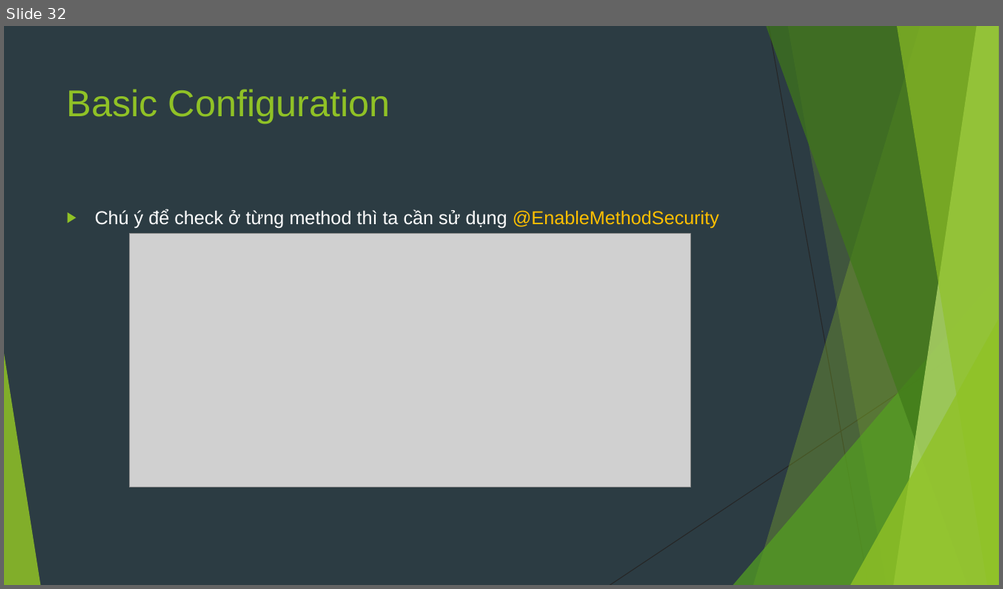
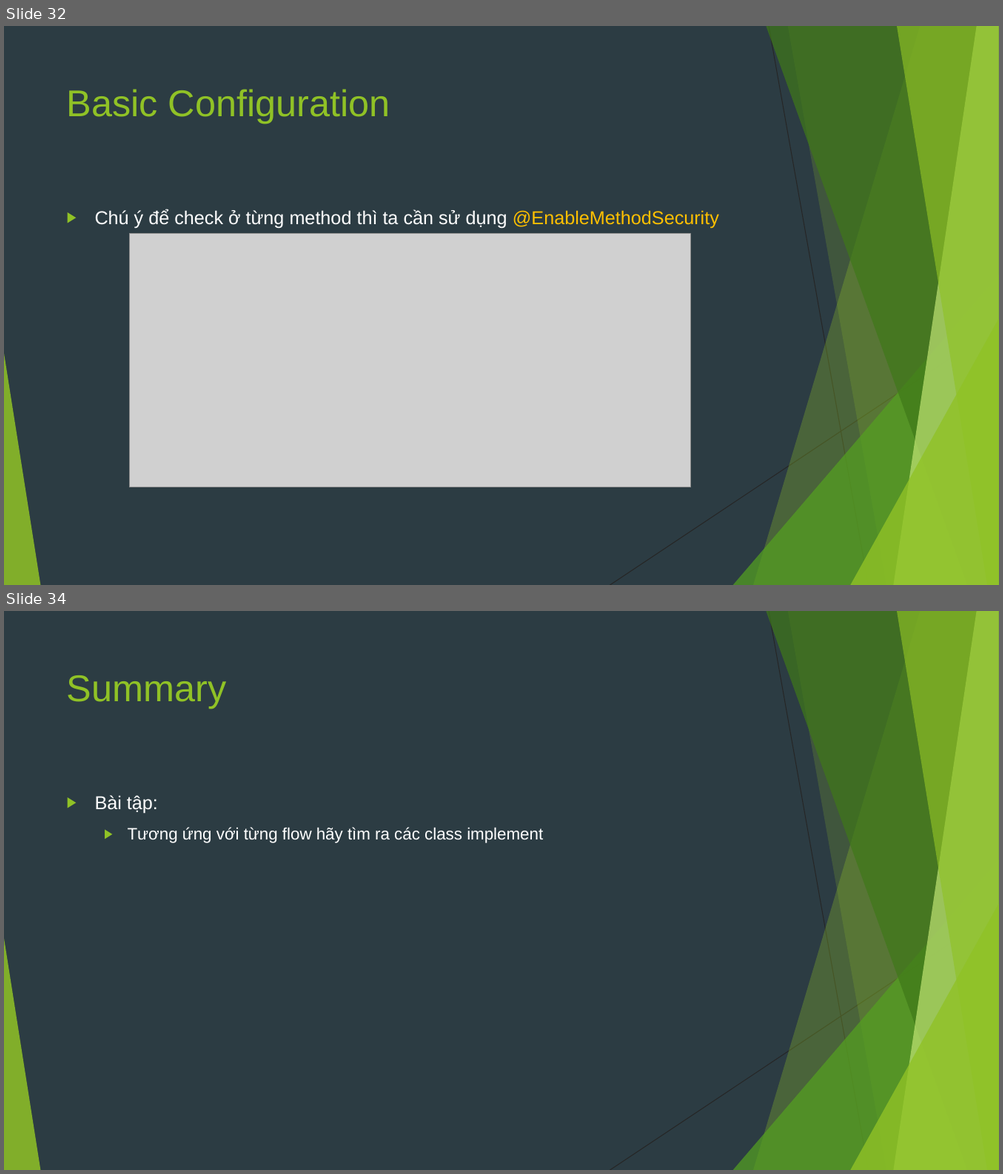
Before and after one commit to sobbingwind/SpringBoot, a slide deck: 09.Spring Security.pptx. Shown one above the other, each under a label of ours: slide 32 before the commit, slides 32 and 34 after it; the slides between them are not shown. The pictures are 1003x589 and 1003x1174 pixels, drawn with LibreOffice and Linux fonts; fonts in the diff are those of the drawing; grey boxes stand for pictures. Boxes give left, top, right and bottom in pixels: in the first picture for what was removed or moved away, otherwise in the second. Text is boxed around its words. In the diff, an @@ line names an element or a change of style, - is before the commit and + after.

```diff
--- a/09.Spring Security.pptx
+++ b/09.Spring Security.pptx
@@ slide 34 added at [4,611,999,1170], background #2C3C43; not listed: 10 template elements that a slide beside it also shows @@
@@ title added at [67,675,227,709], 36 pt, text #90C226 @@
+Summary
@@ text added at [95,795,543,843], 16 pt, text #FFFFFF @@
+▶ Bài tập:
+  ▶ Tương ứng với từng flow hãy tìm ra các class implement
```
Also in this commit, not shown: 1 other slide added.
